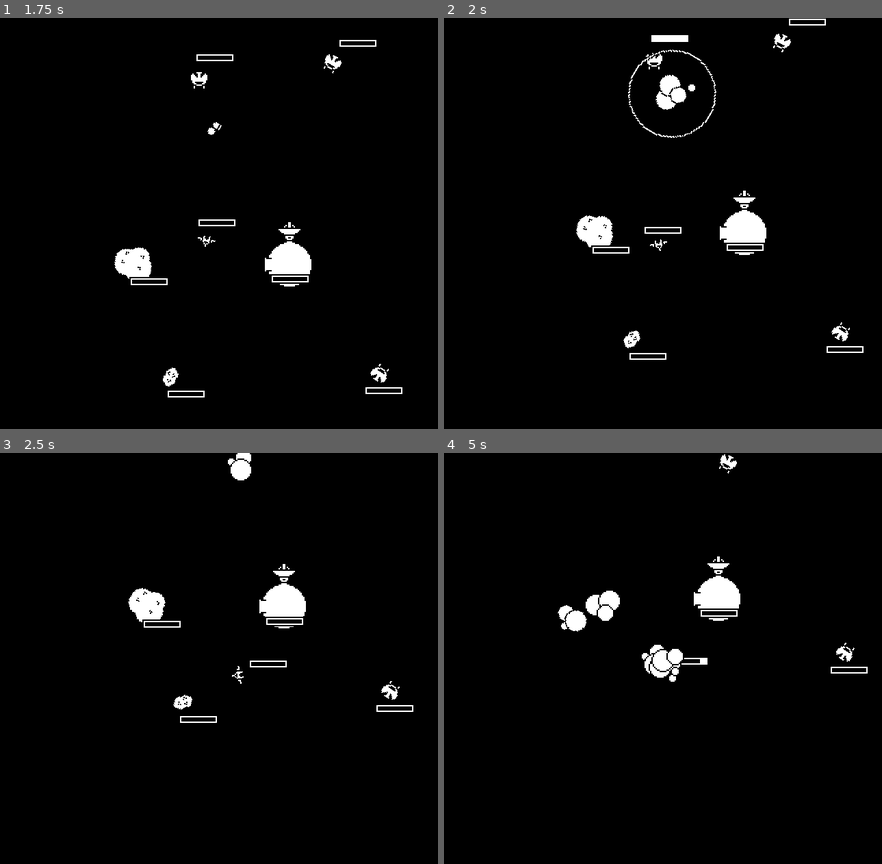
Above: before the commit, frames 1-4 (two rows, left to right).
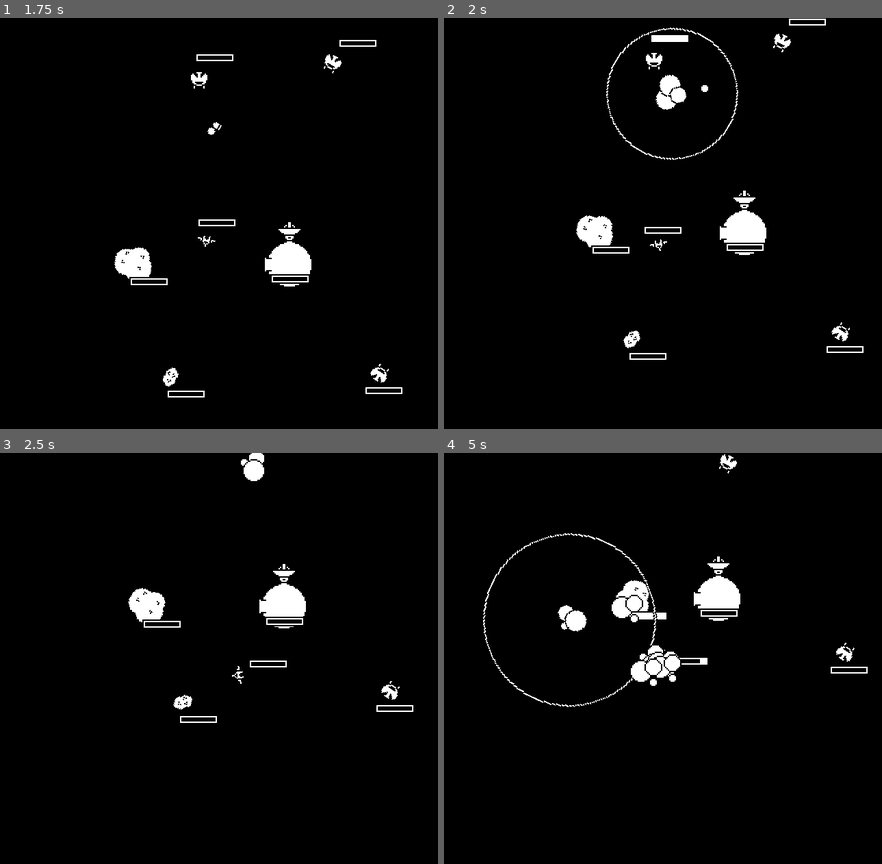
Above: after the commit, the same moments.

Repository: rthurmed/OrbitDefender
Game: Godot game, scene res://src/levels/Test.tscn
Same seed, same stepped clock (60 frames per second), same inputs: the game is played once before the commit and once after it. This scene is started directly instead of the project's main scene. Sound files missing from this copy of the repository are replaced by a short silence.
Inputs:
- Up to frame 1 (1.75 s): tap C (bomb) at 0.6 s; tap Up (higher) at 1.35 s
- Up to frame 2 (2 s): no input
- Up to frame 3 (2.5 s): tap X (invert) at 2.1 s
- Up to frame 4 (5 s): tap Down (lower) at 2.85 s; tap Z (shoot) at 3.6 s; tap C (bomb) at 4.35 s

Frame 1 is identical in both runs. In frame 2, 0.5% of the frame differs, in the area x 37-68%, y 2-35%; in frame 3, 0.4%; in frame 4, 1.6%, in the area x 8-55%, y 19-62%.

Commit message:
Increased bomb size

Diff:
--- a/src/game/ship/Bomb.tscn
+++ b/src/game/ship/Bomb.tscn
@@ -96,10 +96,10 @@
 tracks/2/imported = false
 tracks/2/enabled = true
 tracks/2/keys = {
-"times": PoolRealArray( 0, 0.1, 0.2, 0.3, 0.4 ),
-"transitions": PoolRealArray( 1, 1, 1, 1, 1 ),
-"update": 0,
-"values": [ 1.0, 10.0, 15.0, 31.0644, 32.0 ]
+"times": PoolRealArray( 0, 0.1, 0.2, 0.3, 0.4, 0.5 ),
+"transitions": PoolRealArray( 1, 1, 1, 1, 1, 1 ),
+"update": 1,
+"values": [ 1.0, 10.0, 15.0, 48.0104, 56.0089, 64.0 ]
 }
 tracks/3/type = "value"
 tracks/3/path = NodePath("ImpactZone/CollisionShape2D:disabled")
@@ -108,7 +108,7 @@
 tracks/3/imported = false
 tracks/3/enabled = true
 tracks/3/keys = {
-"times": PoolRealArray( 0, 0.5 ),
+"times": PoolRealArray( 0, 0.6 ),
 "transitions": PoolRealArray( 1, 1 ),
 "update": 1,
 "values": [ false, true ]
Binary file changed: assets/bomb_explosion-Sheet.png
